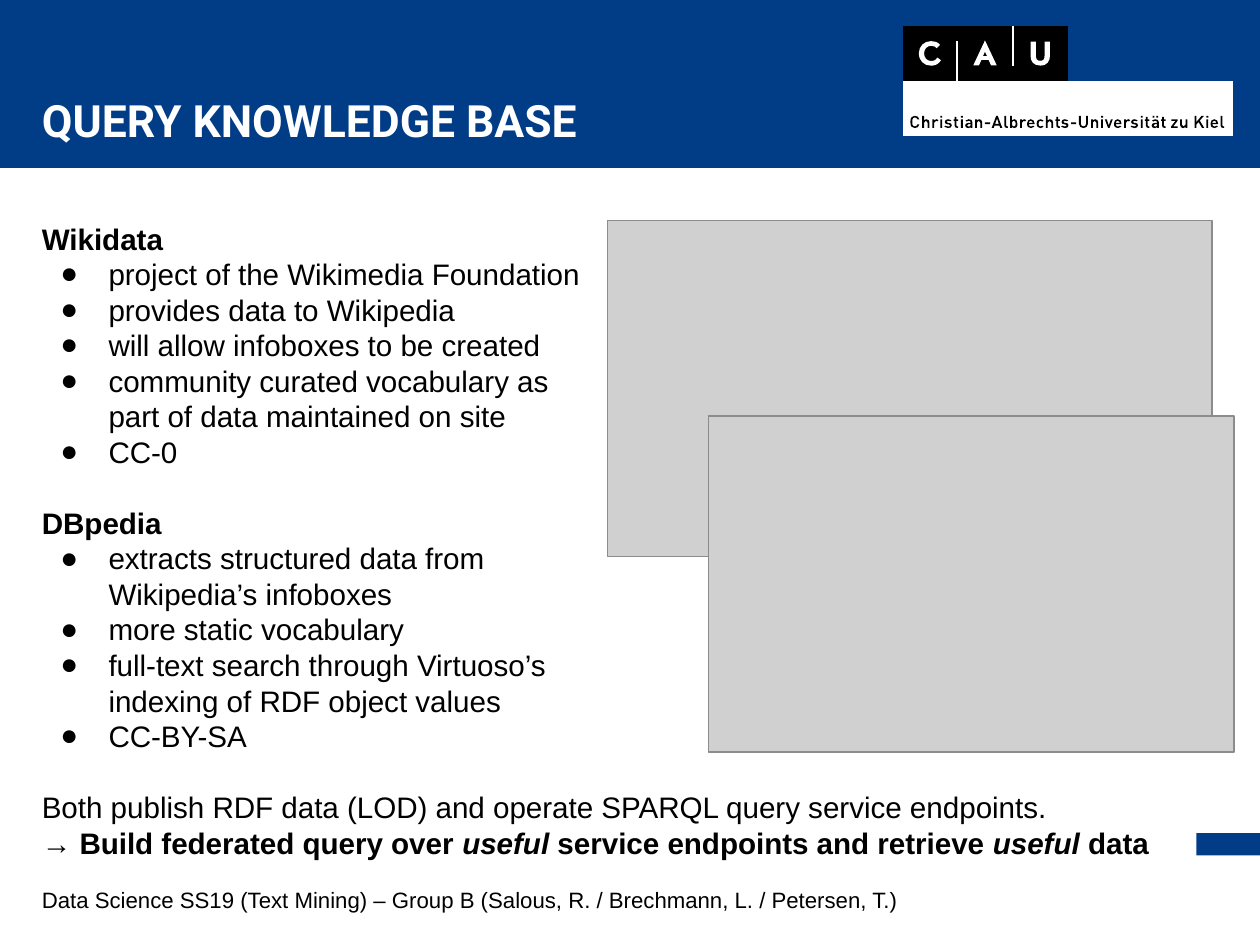
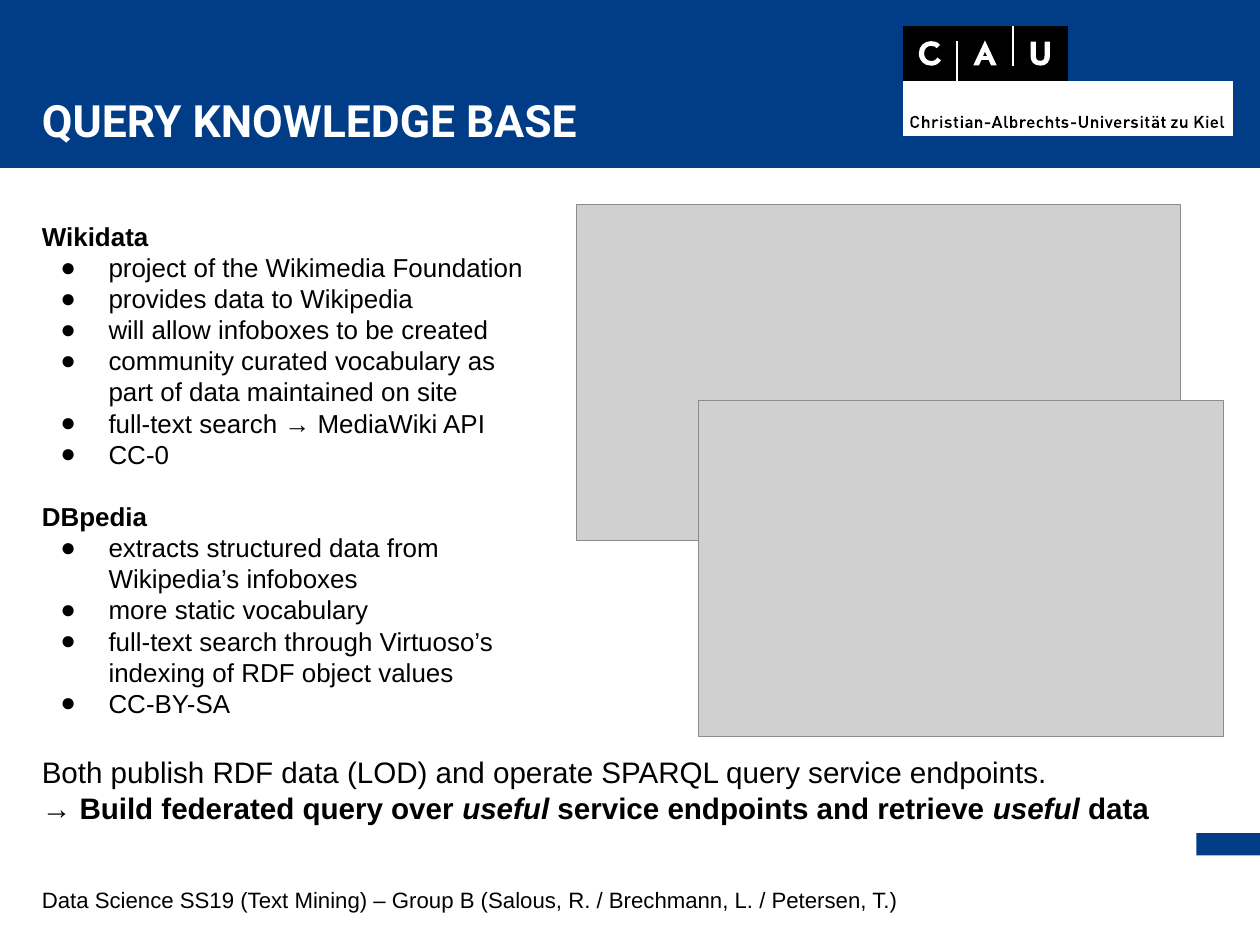
Before and after one commit to thorge/concept-ranking, a slide deck: slide 11 of presentation/pres.odp. Drawn at 1260x945 pixels with LibreOffice and Linux fonts; fonts in the diff are those of the drawing; grey boxes stand for pictures. Boxes give left, top, right and bottom in pixels: in the first picture for what was removed or moved away, otherwise in the second. Text is boxed around its words. In the diff, an @@ line names an element or a change of style, - is before the commit and + after.

```diff
--- a/presentation/pres.odp
+++ b/presentation/pres.odp
@@ picture: place and size @@
-picture at box(608, 220, 1212, 556)
+picture at box(576, 204, 1180, 540)
@@ text in free at box(42, 227, 523, 714): size 16 to 14 pt in "Wikidata", "project of the Wikimedia Foundation", "provides data to Wikipedia", "will allow infoboxes to be created" and 8 more places @@
@@ text in free at box(109, 414, 485, 434): paragraph added @@
+● full-text search → MediaWiki API
@@ picture: place and size @@
-picture at box(709, 416, 1235, 752)
+picture at box(699, 400, 1224, 736)
```
Also in this commit, not shown: 4 other slides changed.
